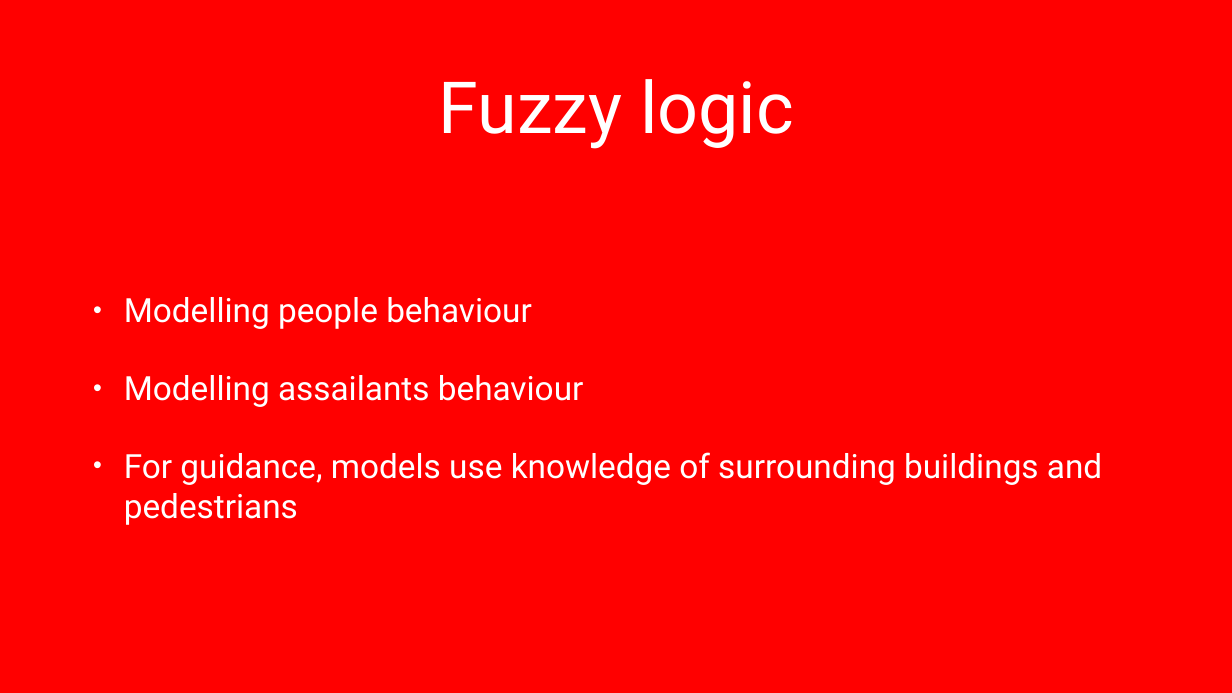
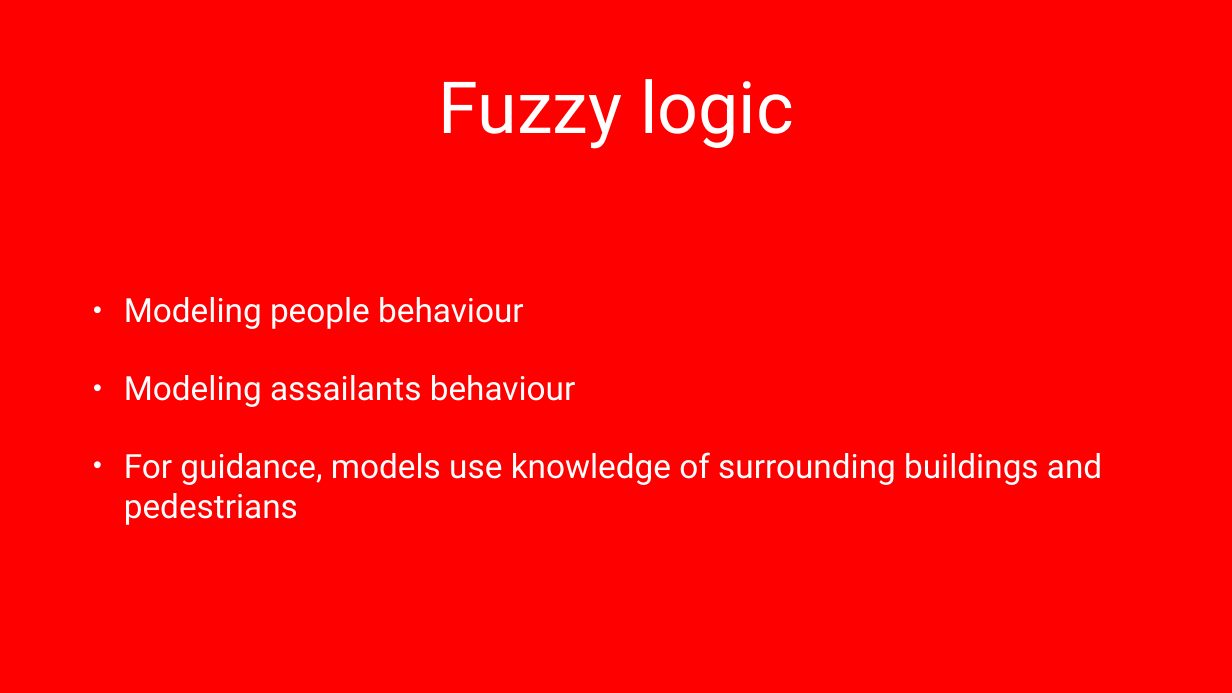
Before and after one commit to Blarc/crowd-evacuation, a slide deck: slide 2 of presentation/Crowd_simulation_sv.pptx. Drawn at 1232x693 pixels with LibreOffice and Linux fonts; fonts in the diff are those of the drawing; background and template pictures are left out. Boxes give left, top, right and bottom in pixels: in the first picture for what was removed or moved away, otherwise in the second. Text is boxed around its words. In the diff, an @@ line names an element or a change of style, - is before the commit and + after.

```diff
--- a/presentation/Crowd_simulation_sv.pptx
+++ b/presentation/Crowd_simulation_sv.pptx
@@ text at bbox=[124, 297, 576, 407]: text changed @@
-• Modelling people behaviour
-• Modelling assailants behaviour
+• Modeling people behaviour
+• Modeling assailants behaviour
```
Also in this commit, not shown: 5 other slides changed, 1 other file.
